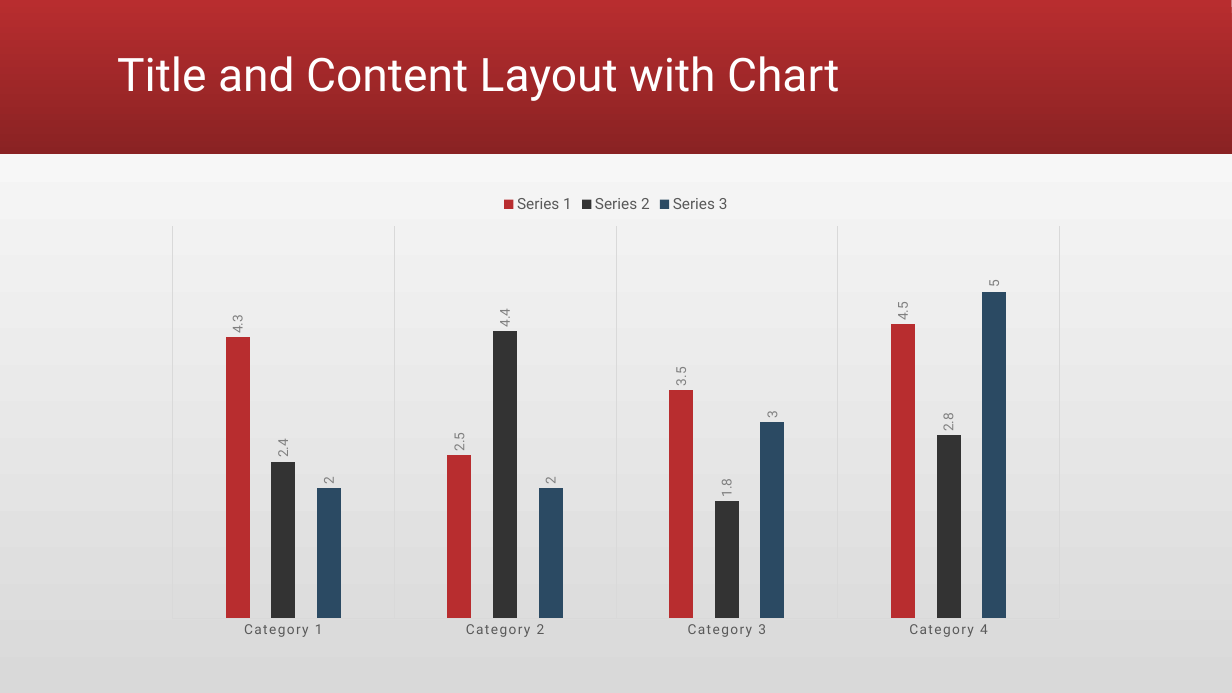
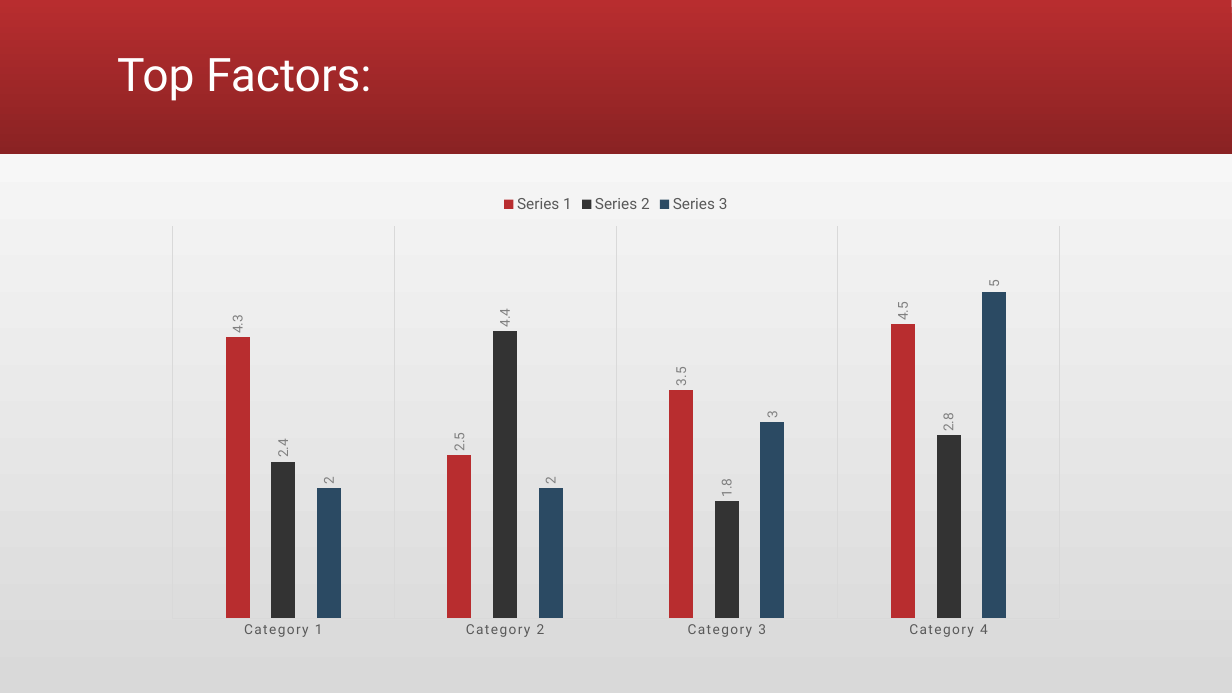
Before and after one commit to andiosika/Binomial-Classification-Ranom-Forest-hyper-imbalance, a slide deck: slide 3 of Covid19Preso.pptx. Drawn at 1232x693 pixels with LibreOffice and Linux fonts; fonts in the diff are those of the drawing. Boxes give left, top, right and bottom in pixels: in the first picture for what was removed or moved away, otherwise in the second. Text is boxed around its words. In the diff, an @@ line names an element or a change of style, - is before the commit and + after.

```diff
--- a/Covid19Preso.pptx
+++ b/Covid19Preso.pptx
@@ title at (x1=117, y1=58, x2=372, y2=101): text changed @@
-Title and Content Layout with Chart
+Top Factors:
```
Also in this commit, not shown: 2 other slides changed, 2 other files.
